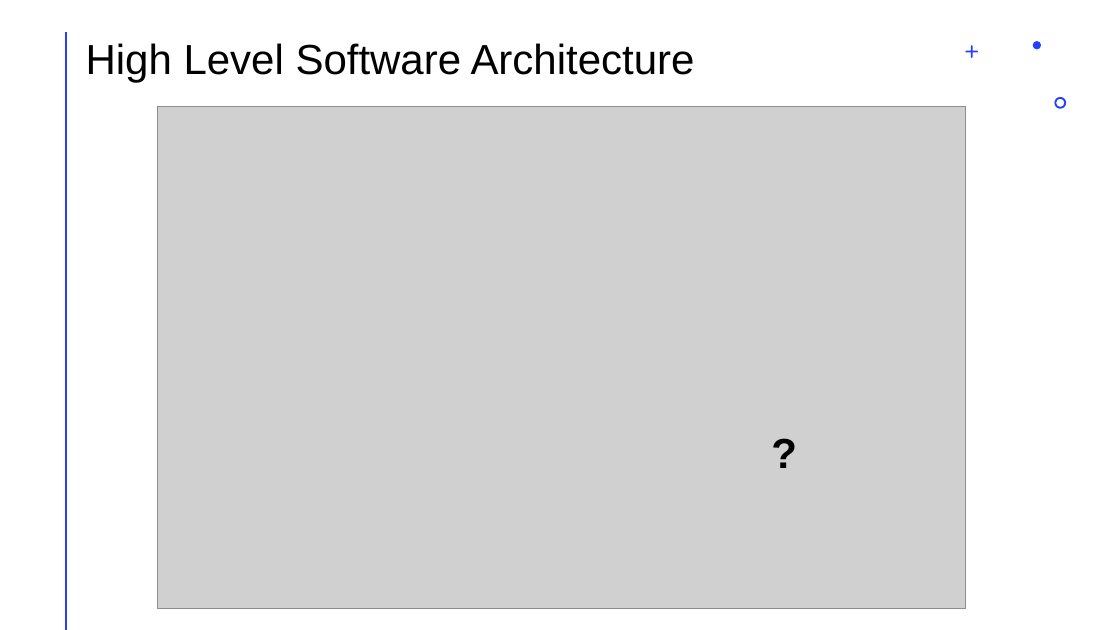
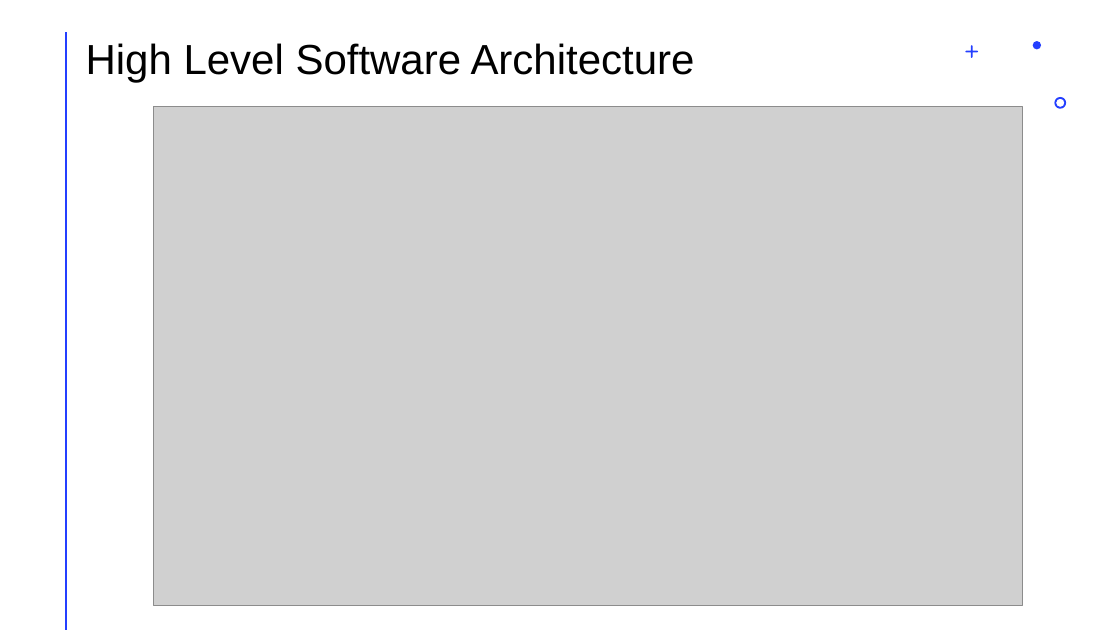
Before and after one commit to aresys-srl/sct, a slide deck: slide 3 of documentation/new_sct_status_update.pptx. Drawn at 1120x630 pixels with LibreOffice and Linux fonts; fonts in the diff are those of the drawing; grey boxes stand for pictures. Boxes give left, top, right and bottom in pixels: in the first picture for what was removed or moved away, otherwise in the second. Text is boxed around its words. In the diff, an @@ line names an element or a change of style, - is before the commit and + after.

```diff
--- a/documentation/new_sct_status_update.pptx
+++ b/documentation/new_sct_status_update.pptx
@@ picture: place and size @@
-picture at box(157, 106, 965, 608)
+picture at box(154, 107, 1023, 605)
@@ text removed at box(763, 423, 814, 482) @@
-?
```
Also in this commit, not shown: 1 other slide changed, 29 other files.
